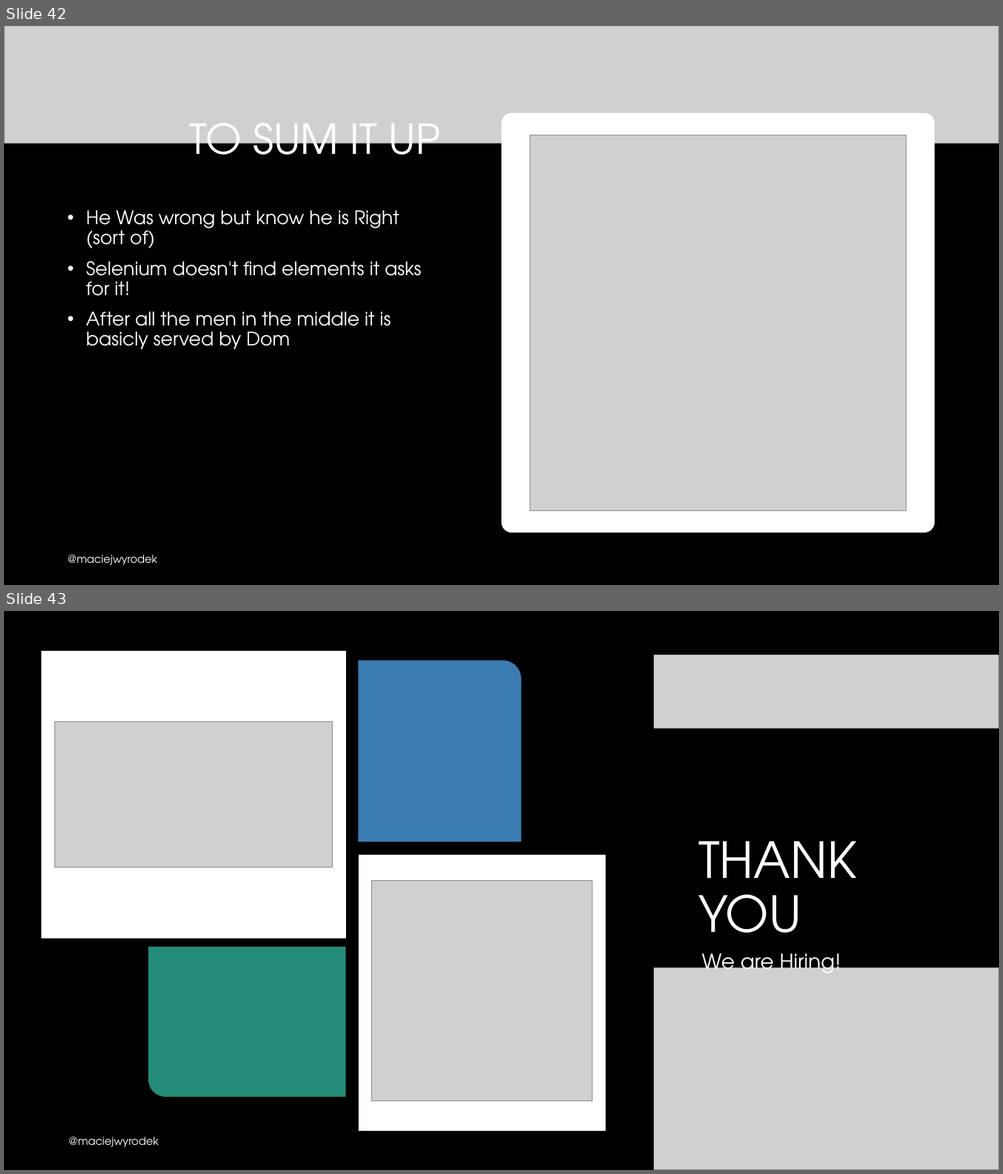
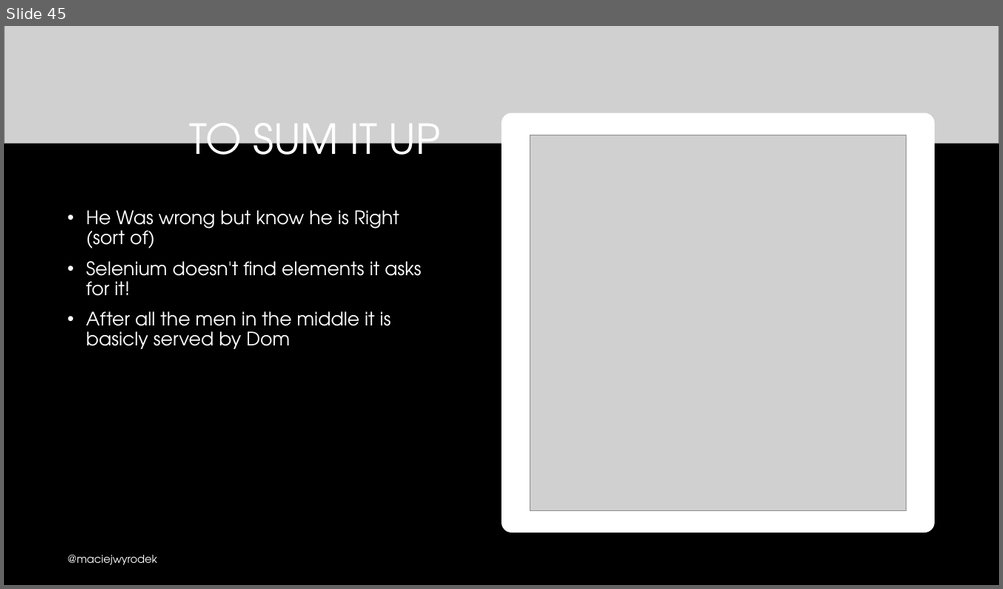
Before and after one commit to mwyrodek/SeleniumPresentation, a slide deck: docs/selenium.pptx. Shown one above the other, each under a label of ours: slides 42 and 43 before the commit, slide 45 after it. The pictures are 1003x1174 and 1003x589 pixels, drawn with LibreOffice and Linux fonts; fonts in the diff are those of the drawing; grey boxes stand for pictures; background and template pictures are left out. Boxes give left, top, right and bottom in pixels: in the first picture for what was removed or moved away, otherwise in the second. Text is boxed around its words. In the diff, an @@ line names an element or a change of style, - is before the commit and + after.

```diff
--- a/docs/selenium.pptx
+++ b/docs/selenium.pptx
@@ slide 43 removed at (4, 611, 999, 1170), background #000000 @@
@@ picture removed at (4, 611, 999, 729) @@
@@ rectangle removed at (4, 611, 654, 1170) @@
@@ rectangle removed at (652, 611, 999, 655) @@
@@ rectangle removed at (41, 650, 346, 939) @@
@@ round rect removed at (358, 661, 521, 842) @@
@@ picture removed at (55, 721, 333, 867) @@
@@ title removed at (698, 841, 856, 955) @@
-THANK YOU
@@ rectangle removed at (358, 855, 606, 1132) @@
@@ picture removed at (372, 880, 593, 1101) @@
@@ round rect removed at (149, 947, 346, 1096) @@
@@ text removed at (702, 948, 841, 980) @@
-We are Hiring!
@@ picture removed at (4, 968, 999, 1170) @@
@@ text removed at (68, 1137, 158, 1147) @@
-@maciejwyrodek
@@ what was slide 42 is now slide 45 @@
```
Also in this commit, not shown: 9 slides changed, 4 slides added, 1 other file.
